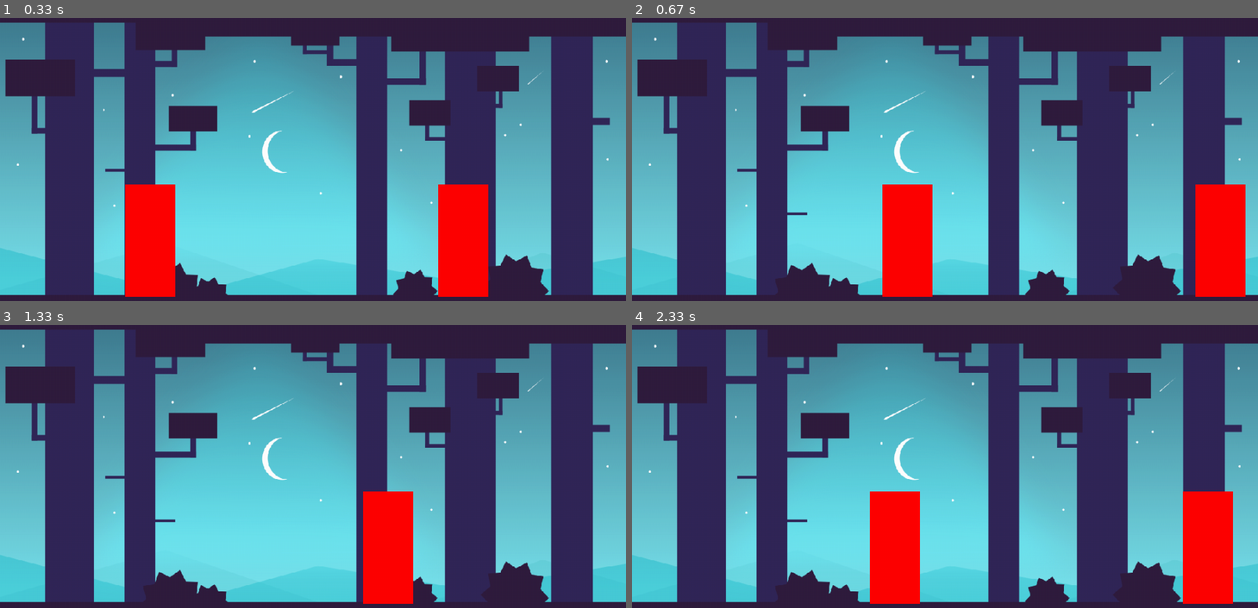
Above: before the commit, frames 1-4 (two rows, left to right).
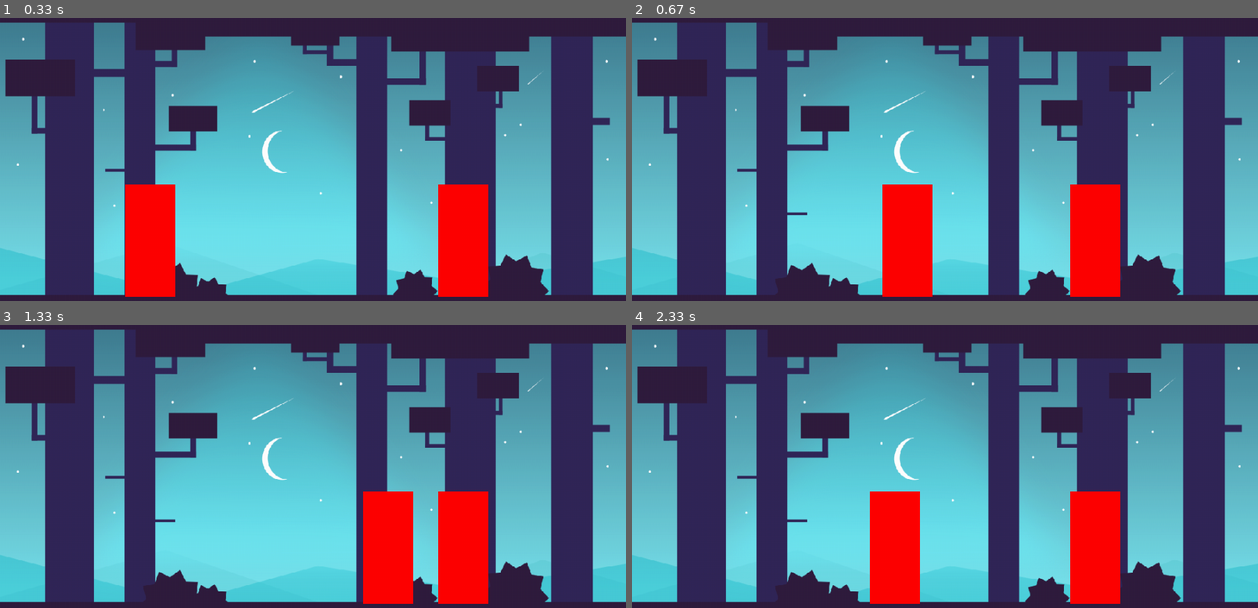
Above: after the commit, the same moments.

Repository: DuyBa/PyGame_By_Duy-Lam-Phuc
Game: pygame game, started from baitaplon/main.py
The game is run twice, just before and just after one commit, with the same random seed, the same clock (stepped at 60 frames per second) and the same inputs.
Inputs:
- Up to frame 1 (0.33 s): no input
- Up to frame 2 (0.67 s): hold D from 0.33 s (still down)
- Up to frame 3 (1.33 s): release D at 0.8 s; hold W 0.83-1.13 s; hold D from 1.17 s (still down)
- Up to frame 4 (2.33 s): release D at 1.63 s; hold A 1.67-2.2 s; hold A from 2.23 s (still down)

Frame 1 is identical in both runs. In frame 2, 6.4% of the frame differs, in the area x 70-98%, y 58-99%; in frame 3, 3.2%; in frame 4, 6.4%.

Commit message:
first commit

Diff:
--- a/baitaplon/fighter.py
+++ b/baitaplon/fighter.py
@@ -8,10 +8,15 @@
 		#y tinh 0 tu tren xuong, maybe :v
 		#thang nay la tu goi hinh chu nhat,con phai tao ham ve nua
 		self.rect= pygame.Rect((x, y, 80, 180))
+		#thang nay de tinh toan xem nhay len cao bao nhieu :v
+		self.vel_y= 0
+		#thang nay giup kiem soat chi nhay 1 lan, ko bi cong don nhay vi vong lap
+		self.jump= False
 
 	#tao ra ham di chuyen cho nhan vat
-	def move(self):
+	def move(self, screen_width, screen_height):
 		SPEED= 10
+		GRAVITY= 2
 		dx= 0
 		dy= 0
 
@@ -24,6 +29,25 @@
 			dx= - SPEED
 		if key[pygame.K_d]:
 			dx= SPEED
+		#jump (nhay, nut w)
+		if key[pygame.K_w] and self.jump== False:
+			self.vel_y= -30
+			self.jump= True
+
+		#apply gravity (them trong luc vao cho nhan vat, ban chat la neu chi co cai dong + them chieu y cho nhan vat, theo vong lap no se len mai neu ko dc dung, them dong trong luc vao thi no vua len vua xuong, tieo theo se xu li tiep)
+		self.vel_y+= GRAVITY #thang di xuong nay thi always
+		dy+= self.vel_y #thang di len nay thi chi khi nao bam W
+
+		#ensure players are on screeen( thang nay se giup ta ghim 2 thang trong 1 man hinh maf ko bi di chuyen ra khoi man hinh)
+		if self.rect.left+ dx< 0:
+			dx= - self.rect.left
+		if self.rect.right+ dx> screen_width:
+			dx= screen_width- self.rect.right
+		if self.rect.bottom+ dy> screen_height- 80:
+			self.vel_y= 0
+			dy= screen_height- 80- self.rect.bottom
+			self.jump= False
+
 
 		#update position (cap nhat vi tri cua nhan vat)
 		self.rect.x+= dx
--- a/baitaplon/main.py
+++ b/baitaplon/main.py
@@ -38,8 +38,8 @@
 	draw_bg()
 
 	#move fighters (goi thang nay ra de di chuyen)
-	fighter_1.move()
-	fighter_2.move()
+	fighter_1.move(SCREEN_WIDTH, SCREEN_HEIGHT)
+	#fighter_2.move()
 
 	#draw fighters (ve 2 thang o day)
 	fighter_1.draw(screen)
